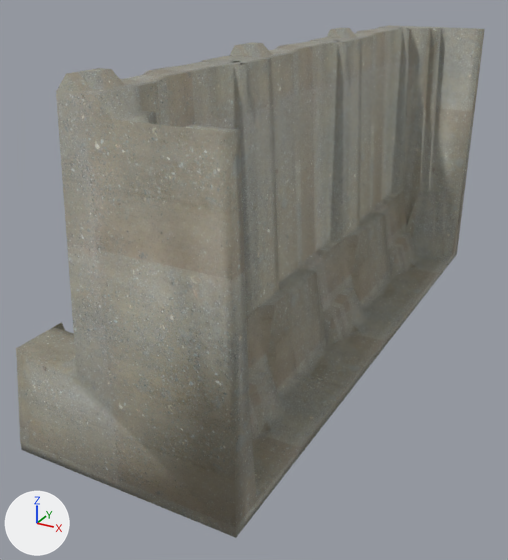
One commit to the FBX model Assets/Resources/Road/deadWall.fbx: the scene before it, then after it.
Before and after are seen from a camera (50 mm lens) standing at (14.5, -30.9, 17.3) and looking at (-1.1, -2.6, 3.1). The axes (+X, +Y, +Z) are drawn at lower left. The lights are the same throughout. Where no turn or scale is listed for an object, it has been applied to the vertices.

Before the edit, the objects in view are built like this:
```python
me_mesh = bpy.data.meshes.new('Mesh')
me_mesh.from_pydata(...)  # 1359 vertices, 1438 faces, 9 loose edges; spans x -5.0..5.0, y -15.0..15.0, z -0.5..14.4
me_mesh.materials.append(mat_stone_vein_gray)  # picture img_stone_vein_gray_jpg
ob_mesh1 = bpy.data.objects.new('Mesh1', me_mesh)
ob_mesh1.location = (0.0, 0.0, 0.0)
```
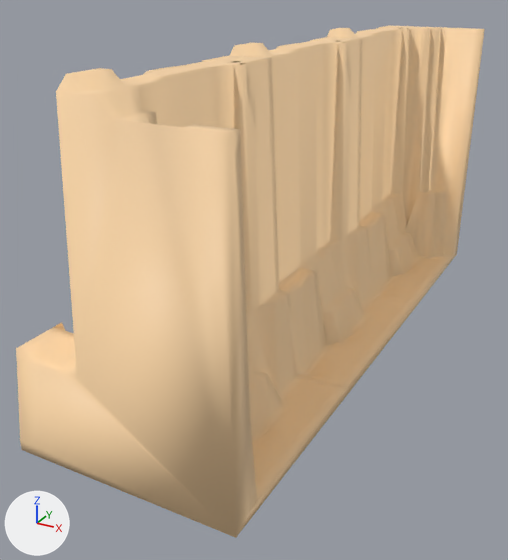
The change in detail:
Material 'Color_C03' (mat_color_c03) is new.
Its base color is (1.0, 0.698, 0.396) (beige #ffdaa9).
Its roughness is 0.553.
me_mesh has 1359 vertices, 1438 faces, 9 loose edges and spans x -5.0..5.0, y -15.0..15.0, z -0.5..14.4.
me_mesh no longer uses material mat_stone_vein_gray (picture img_stone_vein_gray_jpg).
me_mesh now uses material mat_color_c03 (beige #ffdaa9).

What differs and where, as boxes (x1, y1, x2, y2) in the pictures (508 x 560 px):
'Mesh1', recoloured (grey to beige): (16, 25, 485, 538) in both
